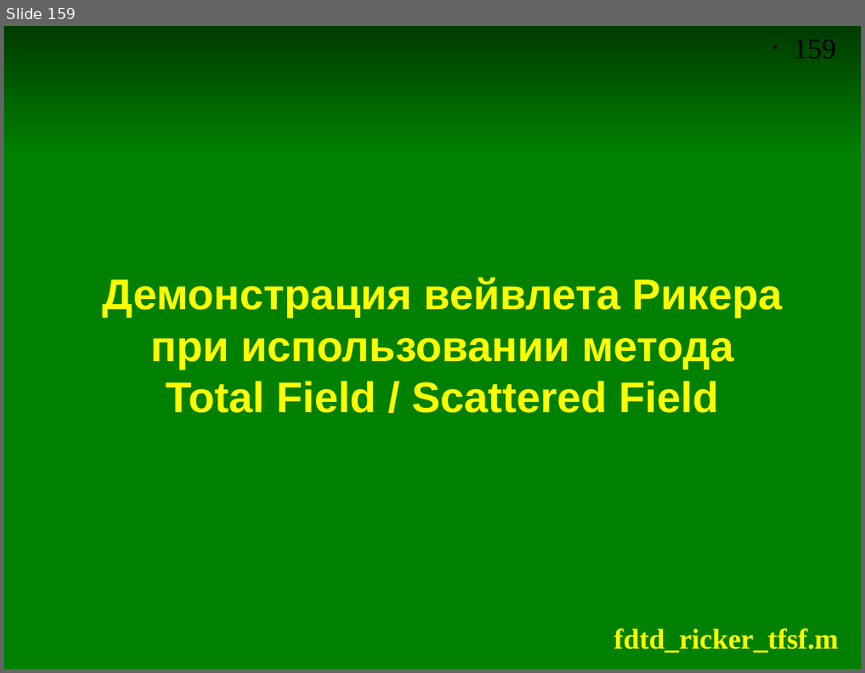
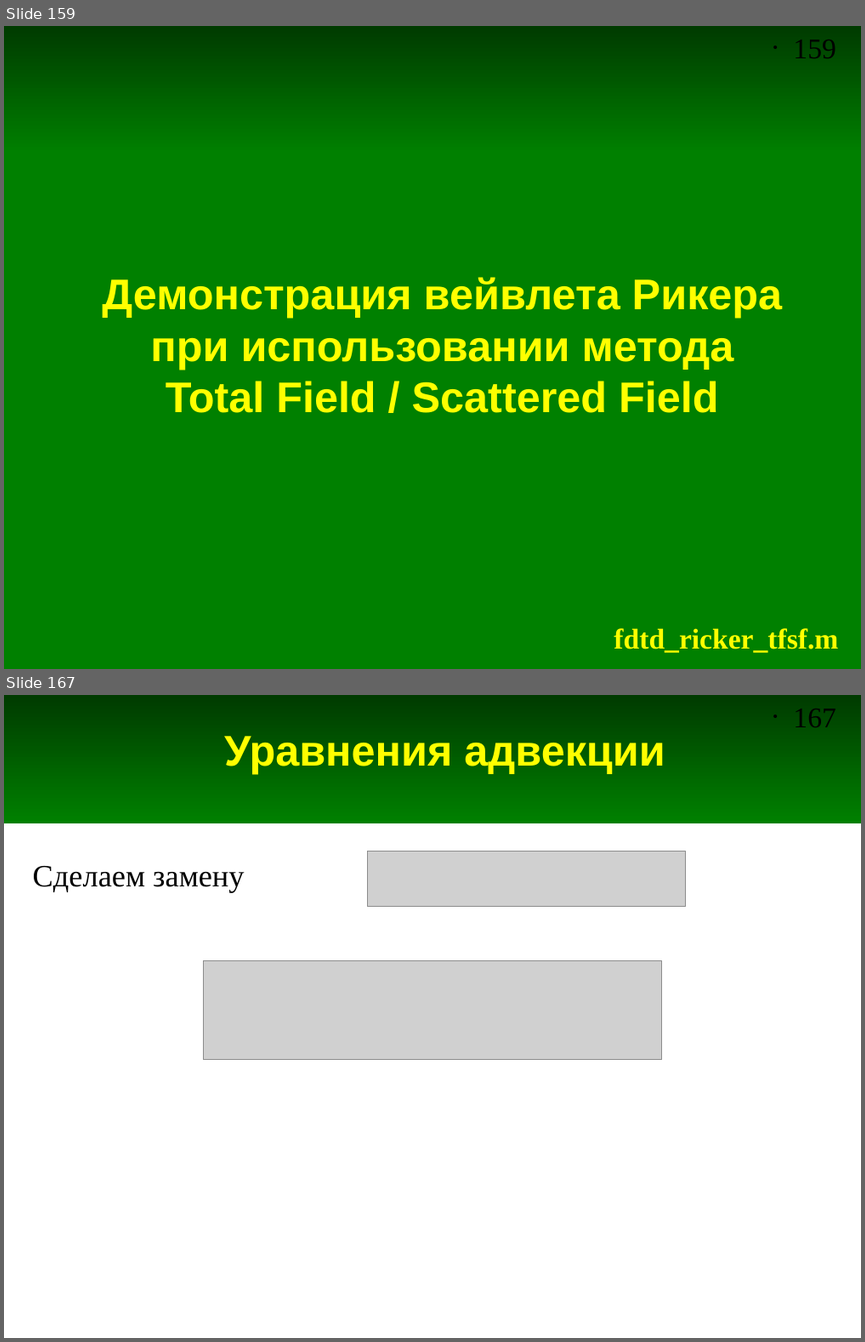
Before and after one commit to andris0147sv/modelling, a slide deck: presentations/2. FDTD.odp. Shown one above the other, each under a label of ours: slide 159 before the commit, slides 159 and 167 after it; the slides between them are not shown. The pictures are 865x673 and 865x1342 pixels, drawn with LibreOffice and Linux fonts; fonts in the diff are those of the drawing; grey boxes stand for pictures. Boxes give left, top, right and bottom in pixels: in the first picture for what was removed or moved away, otherwise in the second. Text is boxed around its words. In the diff, an @@ line names an element or a change of style, - is before the commit and + after.

```diff
--- a/presentations/2. FDTD.odp
+++ b/presentations/2. FDTD.odp
@@ slide 167 added at [4, 695, 861, 1338], background #FFFFFF; not listed: 2 template elements that a slide beside it also shows @@
@@ title added at [224, 736, 664, 774], 36 pt, text #FFFF00, bold @@
+Уравнения адвекции
@@ text added at [33, 866, 244, 892], 26 pt, text #000000 @@
+Сделаем замену
@@ picture added at [367, 851, 685, 907] @@
@@ picture added at [204, 960, 662, 1059] @@
```
Also in this commit, not shown: 1 slide changed, 11 other slides added.
